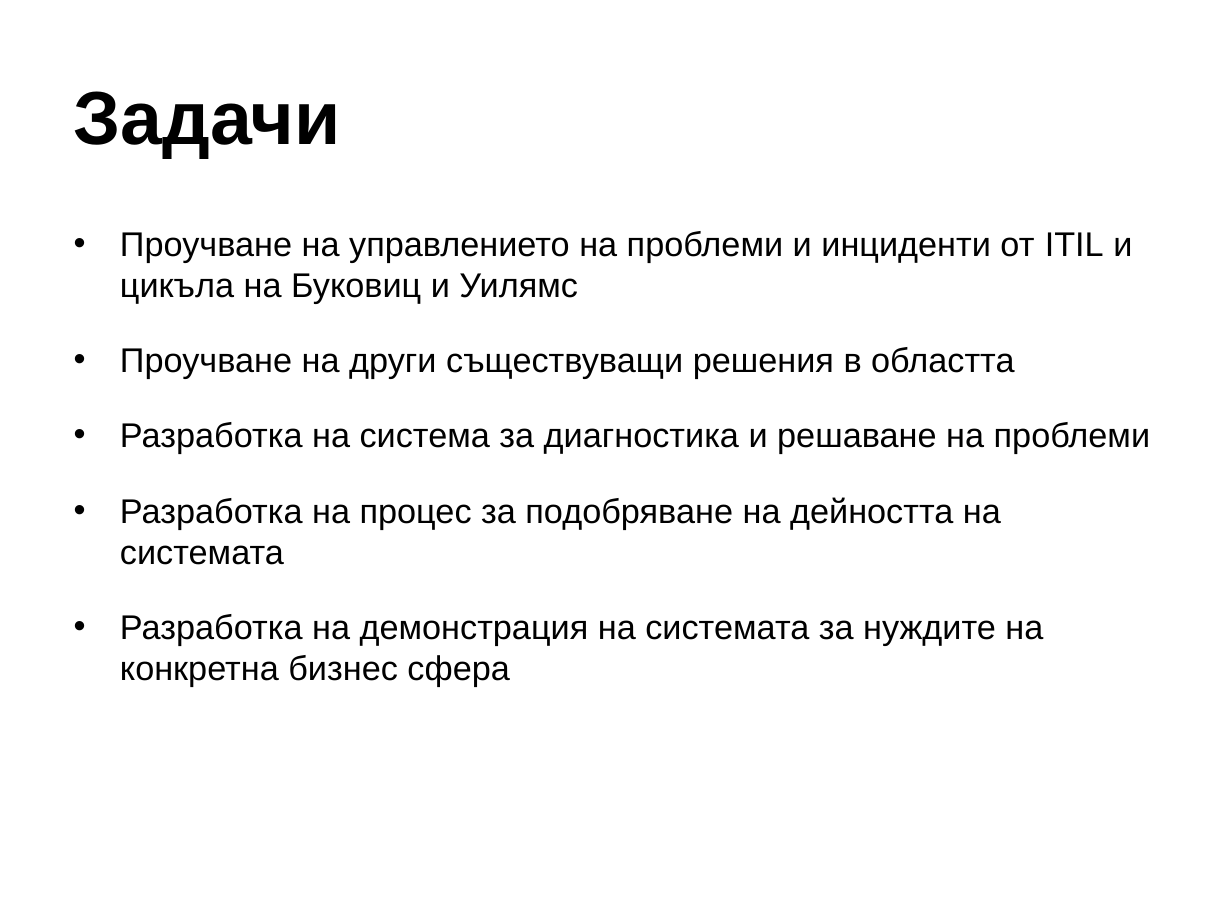
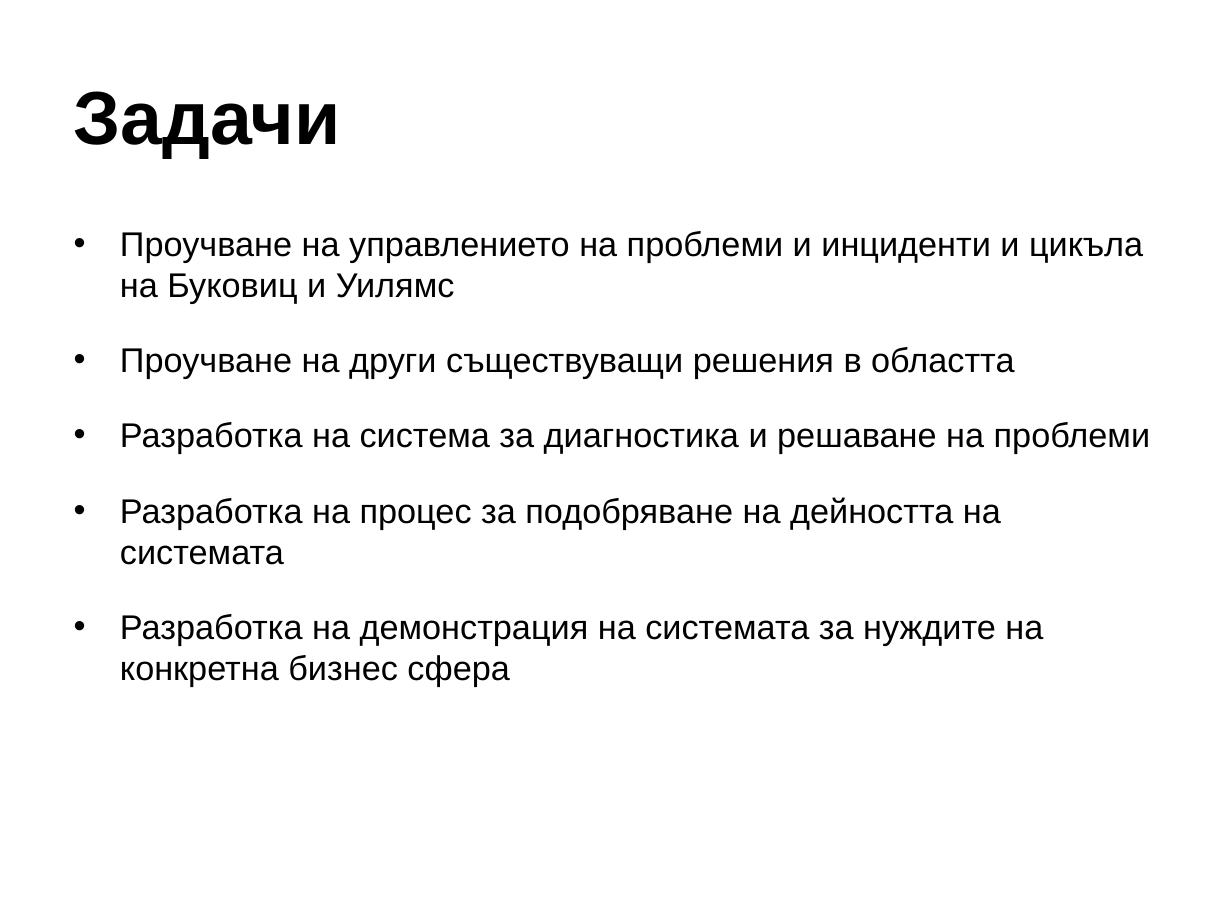
Before and after one commit to bubata85/problem_solver, a slide deck: slide 3 of docs/official/problem_solver.ppt. Drawn at 1232x924 pixels with LibreOffice and Linux fonts; fonts in the diff are those of the drawing; background and template pictures are left out. Boxes give left, top, right and bottom in pixels: in the first picture for what was removed or moved away, otherwise in the second. Text is boxed around its words. In the diff, an @@ line names an element or a change of style, - is before the commit and + after.

Commit message:
Updated presentation & annotation

```diff
--- a/docs/official/problem_solver.ppt
+++ b/docs/official/problem_solver.ppt
@@ text at box(120, 231, 1143, 303): text changed @@
-• Проучване на управлението на проблеми и инциденти от ITIL и цикъла на Буковиц и Уилямс
+• Проучване на управлението на проблеми и инциденти и цикъла на Буковиц и Уилямс
```
Also in this commit, not shown: 1 other file.
